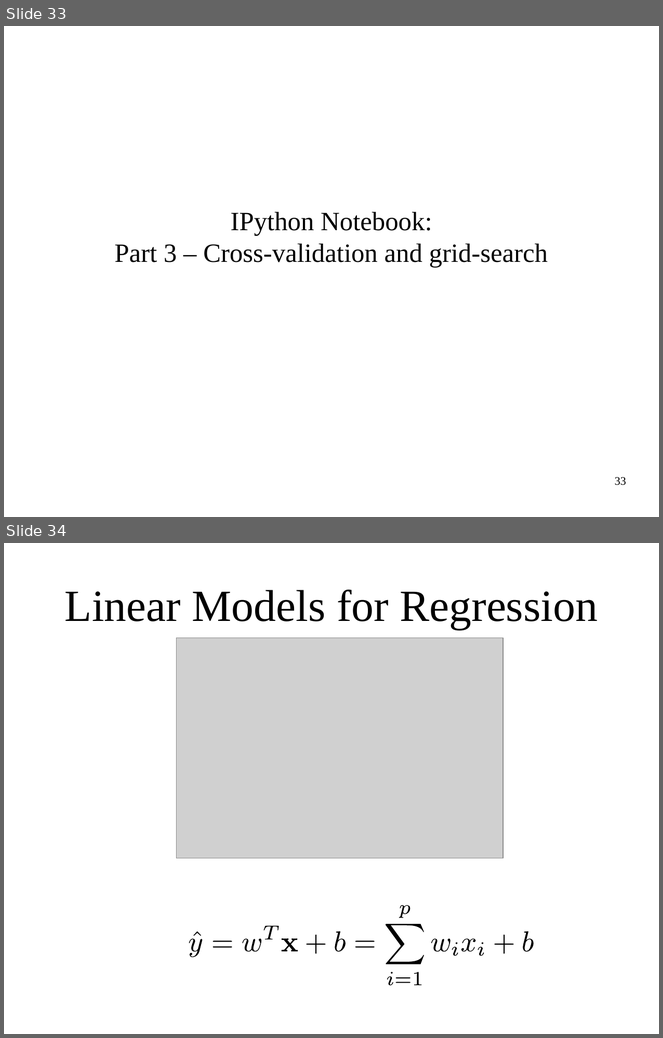
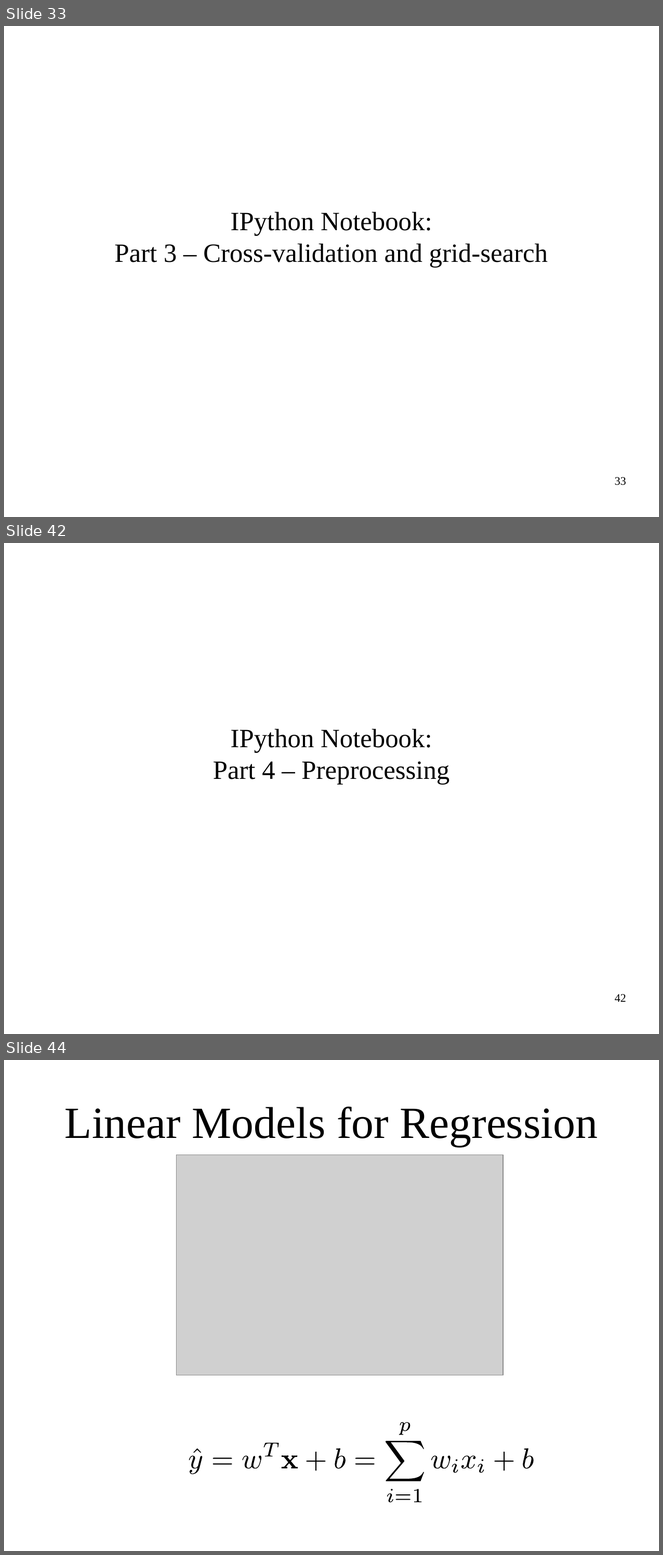
Before and after one commit to stupidscammer/ml-workshop-2-of-4, a slide deck: intro-to-machine-learning-odsc-masterclass-2017.odp. Shown one above the other, each under a label of ours: slides 33 and 34 before the commit, slides 33, 42 and 44 after it; the slides between them are not shown. The pictures are 663x1038 and 663x1555 pixels, drawn with LibreOffice and Linux fonts; fonts in the diff are those of the drawing; grey boxes stand for pictures. Boxes give left, top, right and bottom in pixels: in the first picture for what was removed or moved away, otherwise in the second. Text is boxed around its words. In the diff, an @@ line names an element or a change of style, - is before the commit and + after.

Commit message:
add linear regression and classification notebooks, add adult dataset

```diff
--- a/intro-to-machine-learning-odsc-masterclass-2017.odp
+++ b/intro-to-machine-learning-odsc-masterclass-2017.odp
@@ slide 42 added at <box>4,543,659,1034</box>, background #FFFFFF @@
@@ subtitle added at <box>213,729,450,784</box>, 32 pt, text #000000 @@
+IPython Notebook:
+Part 4 – Preprocessing
@@ page number added at <box>615,994,626,1002</box>, 14 pt, text #000000 @@
+42
@@ what was slide 34 is now slide 44 @@
```
Also in this commit, not shown: 1 slide changed, 18 other slides added, 1 slide removed, 4 other files.
